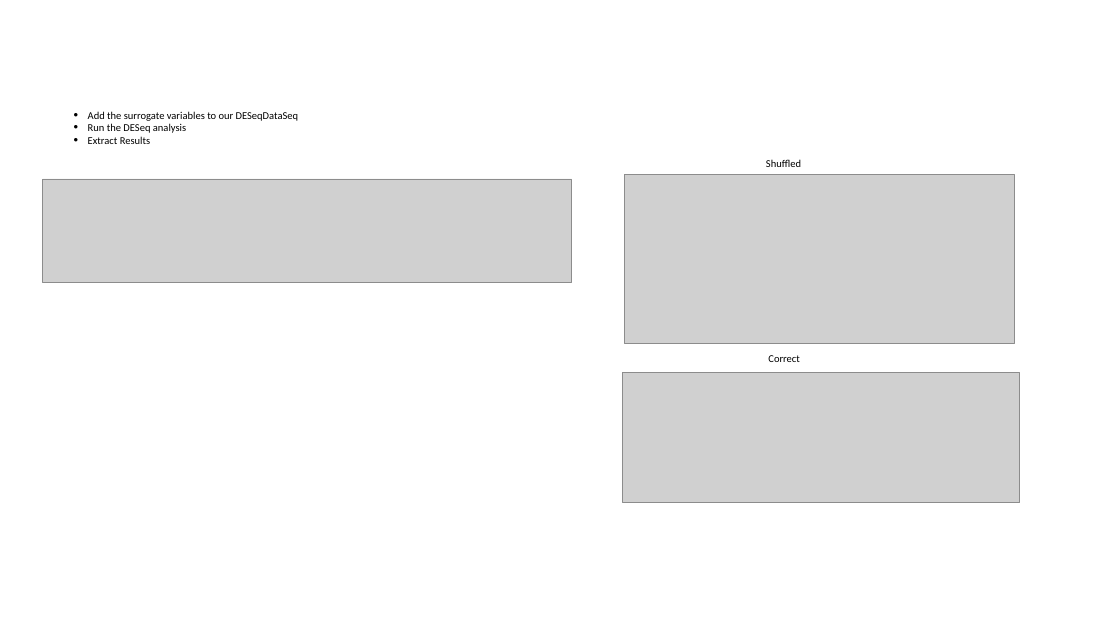
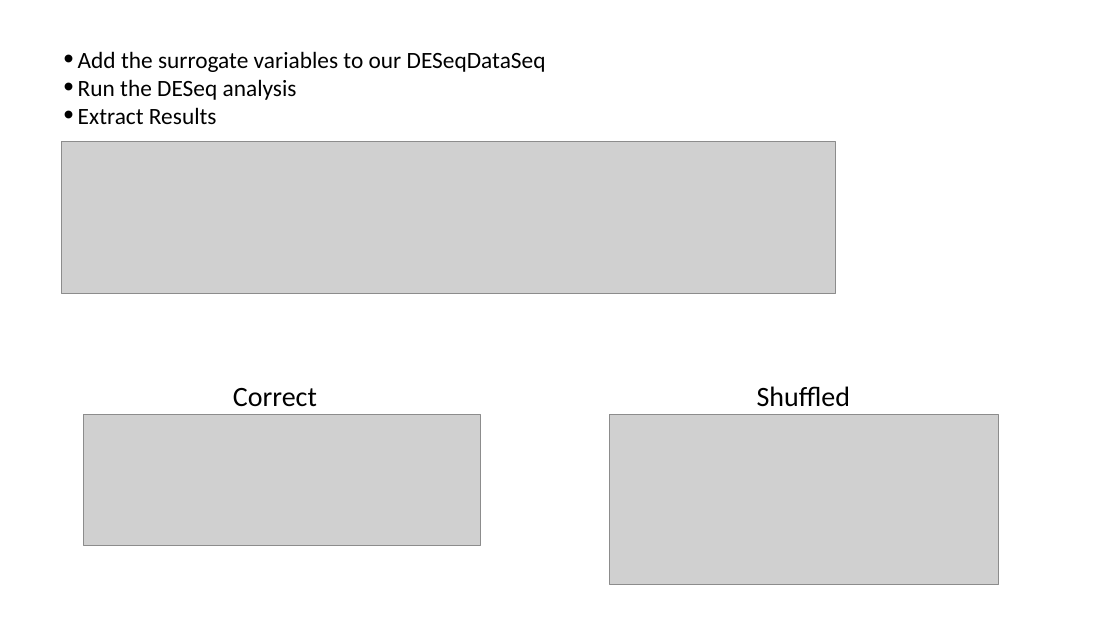
Before and after one commit to jraab/GNET749_RNAseq, a slide deck: slide 19 of lectures/2023_GNET749_Lecture6_Batch_ExpDesign.pptx. Drawn at 1120x630 pixels with LibreOffice and Linux fonts; fonts in the diff are those of the drawing; grey boxes stand for pictures. Boxes give left, top, right and bottom in pixels: in the first picture for what was removed or moved away, otherwise in the second. Text is boxed around its words. In the diff, an @@ line names an element or a change of style, - is before the commit and + after.

```diff
--- a/lectures/2023_GNET749_Lecture6_Batch_ExpDesign.pptx
+++ b/lectures/2023_GNET749_Lecture6_Batch_ExpDesign.pptx
@@ text "Add the surrogate variables to ...": place and size @@
-text "Add the surrogate variables to ..." at bbox=[88, 111, 298, 144]
+text "Add the surrogate variables to ..." at bbox=[78, 51, 546, 124]
@@ text "Add the surrogate variables to ..." at bbox=[78, 51, 546, 124]: size 9 to 20 pt @@
@@ picture: place and size @@
-picture at bbox=[43, 179, 572, 282]
+picture at bbox=[61, 142, 835, 294]
@@ text "Correct" at bbox=[233, 388, 317, 407]: size 9 to 24 pt @@
@@ text "Correct": place and size @@
-text "Correct" at bbox=[768, 355, 800, 362]
+text "Correct" at bbox=[233, 388, 317, 407]
@@ text "Shuffled": place and size @@
-text "Shuffled" at bbox=[766, 159, 801, 167]
+text "Shuffled" at bbox=[757, 386, 850, 407]
@@ text "Shuffled" at bbox=[757, 386, 850, 407]: size 9 to 24 pt @@
@@ picture: place and size @@
-picture at bbox=[623, 373, 1020, 503]
+picture at bbox=[84, 415, 481, 545]
@@ picture: place and size @@
-picture at bbox=[625, 174, 1015, 344]
+picture at bbox=[610, 415, 1000, 585]
```
Also in this commit, not shown: 15 other slides changed, 1 slide added, 2 slides removed, 7 other files.
